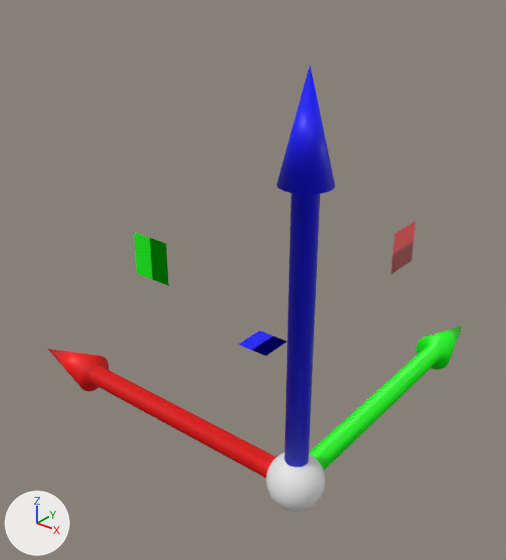
A saved change to the Blender file Resources/Engine/Models/gizmo-translation.blend.
Camera for both pictures: a camera (50 mm lens) standing at (130.0, -191.0, 205.0) and looking at (-76.0, 66.0, 46.0). Lighting does not change. The marker at lower left points along +X, +Y and +Z.

The older version as bpy lines, for what is in view:
```python
ob_arrowx = bpy.data.objects.new('ArrowX', me_arrowx)
ob_arrowx.location = (0.0, 0.0, 0.0)
ob_arrowy = bpy.data.objects.new('ArrowY', me_arrowy)
ob_arrowy.location = (0.0, 0.0, 0.0)
ob_arrowz = bpy.data.objects.new('ArrowZ', me_arrowz)
ob_arrowz.location = (0.0, 0.0, 0.0)
ob_center = bpy.data.objects.new('Center', me_center)
ob_center.location = (0.0, 0.0, 0.0)
ob_planex = bpy.data.objects.new('PlaneX', me_planex)
ob_planex.location = (0.0, 0.0, 0.0)
ob_planey = bpy.data.objects.new('PlaneY', me_planey)
ob_planey.location = (0.0, 0.0, 0.0)
ob_planez = bpy.data.objects.new('PlaneZ', me_planez)
ob_planez.location = (0.0, 0.0, 0.0)
```
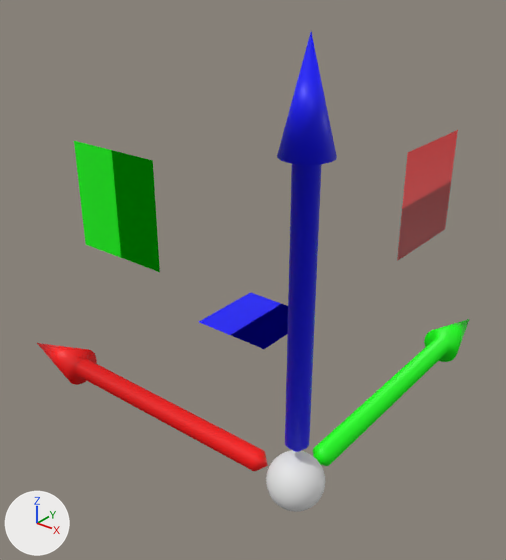
Changed parts and their boxes [x1, y1, x2, y2] in the pictures (506 x 560 px):
'ArrowZ', reshaped
    before: [277, 66, 335, 467]
    after: [277, 32, 337, 452]
'PlaneY', mesh rescaled (142% wider, 144% taller)
    before: [134, 233, 169, 286]
    after: [74, 141, 160, 272]
'ArrowX', reshaped
    before: [48, 349, 276, 478]
    after: [37, 343, 268, 472]
'PlaneX', mesh rescaled (138% wider, 144% taller)
    before: [391, 221, 416, 274]
    after: [397, 130, 458, 261]
'ArrowY', reshaped
    before: [309, 325, 463, 471]
    after: [313, 319, 470, 466]
'PlaneZ', mesh rescaled
    before: [238, 331, 287, 356]
    after: [199, 293, 288, 349]

The change, as a list of edits to the scene's bpy script:
```text
Change me_arrowz:
    used by ob_arrowz; location = (0.0, 0.0, 0.0)
    remove me_arrowz.from_pydata(...)  # 97 vertices, 67 faces; spans x -10.0..10.0, y -10.0..10.0, z 10.0..170.0
    add me_arrowz.from_pydata(...)  # 98 vertices, 98 faces; spans x -10.0..10.0, y -10.0..10.0, z 15.0..180.0
    me_arrowz part 1: the whole mesh is rebuilt
Change me_arrowy:
    used by ob_arrowy; location = (0.0, 0.0, 0.0)
    remove me_arrowy.from_pydata(...)  # 97 vertices, 67 faces; spans x -10.0..10.0, y 10.0..170.0, z -10.0..10.0
    add me_arrowy.from_pydata(...)  # 98 vertices, 98 faces; spans x -10.0..10.0, y 15.0..180.0, z -10.0..10.0
    me_arrowy part 2: the whole mesh is rebuilt
Change me_planez:
    where me_planez.from_pydata(...)  # 8 vertices, 2 faces; spans x -90.0..-70.0, y 70.0..90.0, z 0.0
    used by ob_planez; location = (0.0, 0.0, 0.0)
    me_planez part 3: the whole mesh is scaled about its middle by (2.5, 2.5, 1), then moved by (-20.0, 20.0, 0.0)
Change me_planey:
    where me_planey.from_pydata(...)  # 8 vertices, 2 faces; spans x -90.0..-70.0, y 0.0, z 70.0..90.0
    used by ob_planey; location = (0.0, 0.0, 0.0)
    me_planey part 4: the whole mesh is scaled about its middle by 2.5, then moved by (-20.0, 0.0, 20.0)
Change me_planex:
    where me_planex.from_pydata(...)  # 8 vertices, 2 faces; spans x 0.0, y 70.0..90.0, z 70.0..90.0
    used by ob_planex; location = (0.0, 0.0, 0.0)
    me_planex part 5: the whole mesh is scaled about its middle by 2.5, then moved by (0.0, 20.0, 20.0)
Change me_arrowx:
    used by ob_arrowx; location = (0.0, 0.0, 0.0)
    remove me_arrowx.from_pydata(...)  # 97 vertices, 67 faces; spans x -170.0..-10.0, y -10.0..10.0, z -10.0..10.0
    add me_arrowx.from_pydata(...)  # 98 vertices, 98 faces; spans x -180.0..-15.0, y -10.0..10.0, z -10.0..10.0
    me_arrowx part 6: the whole mesh is rebuilt
```
